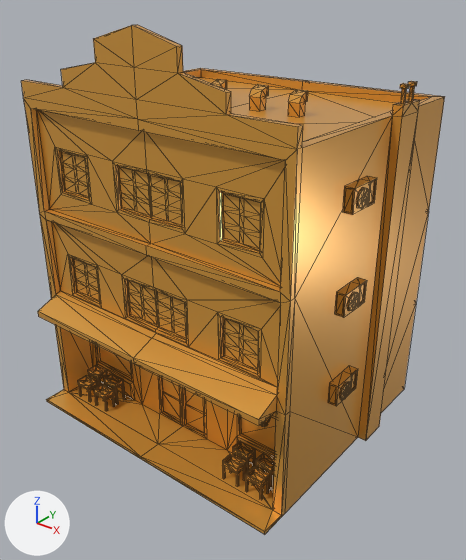
The glTF model public/models/building-market-china.glb, before and after one commit.
One viewpoint serves both versions: a camera (50 mm lens) standing at (12.65, -16.0, 14.5) and looking at (0.59, -0.93, 5.15). Lighting does not change. The marker at lower left points along +X, +Y and +Z. Mesh edges are drawn as thin lines. Where no turn or scale is listed for an object, it has been applied to the vertices.

In view in the first picture: 'building-market-china'.
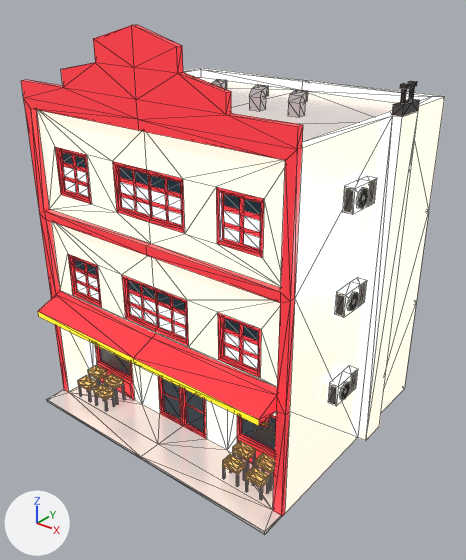
Where the change shows, as pixel boxes (x1, y1, x2, y2) in the pictures (466 x 560 px):
'building-market-china', recoloured: (21, 25, 445, 535) in both

Patch to the scene script:
```diff
--- a/public/models/building-market-china.glb.py
+++ b/public/models/building-market-china.glb.py
@@ img_base @@
+img_base = load_image('base', '_unpacked/base', 1024, 1024, 'sRGB')
@@ mat_lowpoly_colors_001 @@
+mat_lowpoly_colors_001 = bpy.data.materials.new('LOWPOLY-COLORS.001')
+# uses the picture img_base
@@ me_building_market_china @@
 me_building_market_china.from_pydata(...)  # 2071 vertices, 3862 faces; spans x -5.35..5.35, y -5.0..4.0, z 0.0..13.2
-me_building_market_china.materials.append(mat_lowpoly_colors)
+me_building_market_china.materials.append(mat_lowpoly_colors_001)
```
